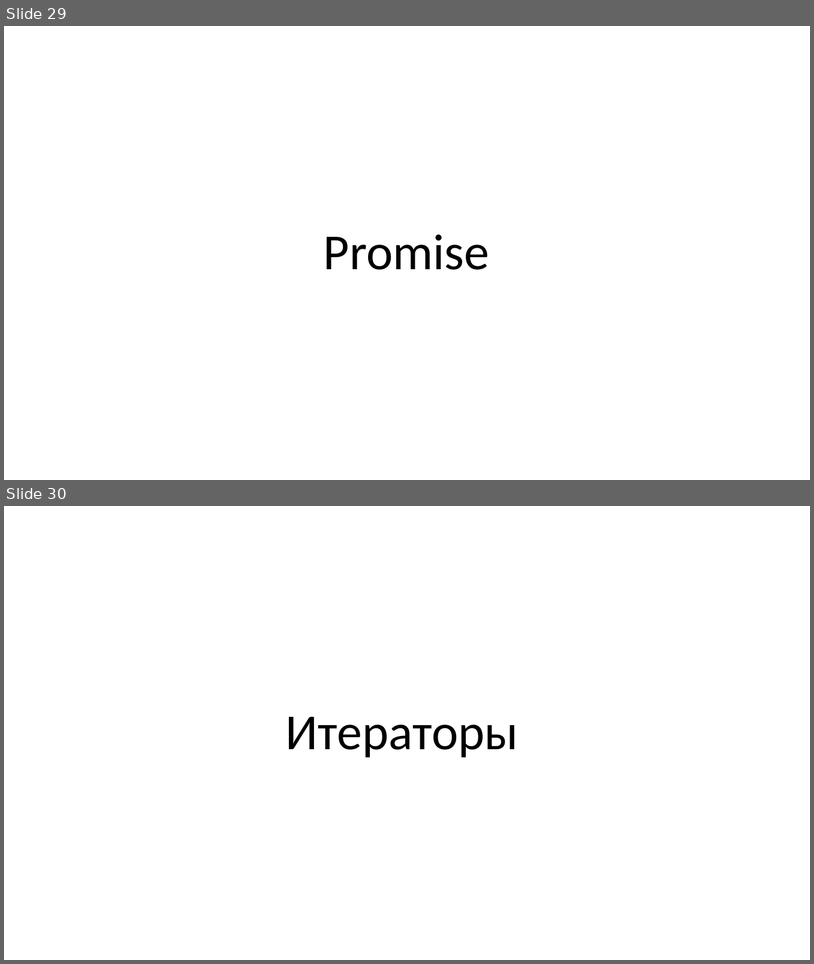
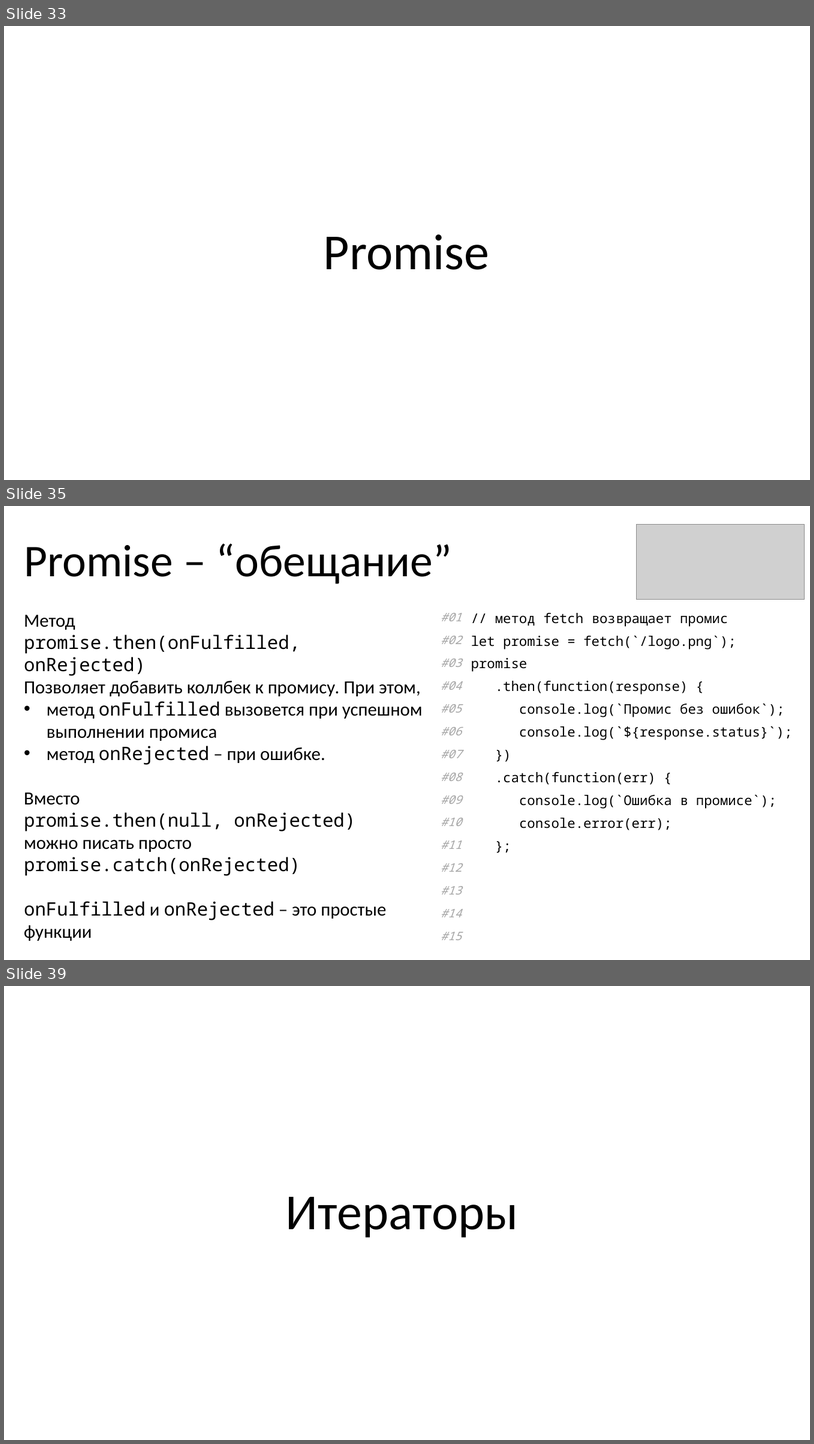
Before and after one commit to KOPTE3/modern-es, a slide deck: Modern ES.pptx. Shown one above the other, each under a label of ours: slides 29 and 30 before the commit, slides 33, 35 and 39 after it; the slides between them are not shown. The pictures are 814x964 and 814x1444 pixels, drawn with LibreOffice and Linux fonts; fonts in the diff are those of the drawing; grey boxes stand for pictures. Boxes give left, top, right and bottom in pixels: in the first picture for what was removed or moved away, otherwise in the second. Text is boxed around its words. In the diff, an @@ line names an element or a change of style, - is before the commit and + after.

```diff
--- a/Modern ES.pptx
+++ b/Modern ES.pptx
@@ slide 35 added at (4,506,810,960), background #FFFFFF @@
@@ picture added at (637,525,805,599) @@
@@ title added at (24,543,452,584), 54 pt, text #000000 @@
+Promise – “обещание”
@@ table added at (435,606,800,947), 15 rows, 2 columns @@
+#01 | // метод fetch возвращает промис
+#02 | let promise = fetch(`/logo.png`);
+#03 | promise
+#04 | .then(function(response) {
+#05 | console.log(`Промис без ошибок`);
+#06 | console.log(`${response.status}`);
+#07 | })
+#08 | .catch(function(err) {
+#09 | console.log(`Ошибка в промисе`);
+#10 | console.error(err);
+#11 | };
+#12 | 
+#13 | 
+#14 | 
+#15 | 
@@ text added at (24,615,423,920), 22 pt, text #000000 @@
+Метод
+promise.then(onFulfilled, onRejected)
+Позволяет добавить коллбек к промису. При этом,
+• метод onFulfilled вызовется при успешном выполнении промиса
+• метод onRejected – при ошибке.
+Вместо
+promise.then(null, onRejected)
+можно писать просто
+promise.catch(onRejected)
+onFulfilled и onRejected – это простые функции
@@ what was slide 29 is now slide 33 @@
@@ what was slide 30 is now slide 39 @@
```
Also in this commit, not shown: 3 slides changed, 15 other slides added.
